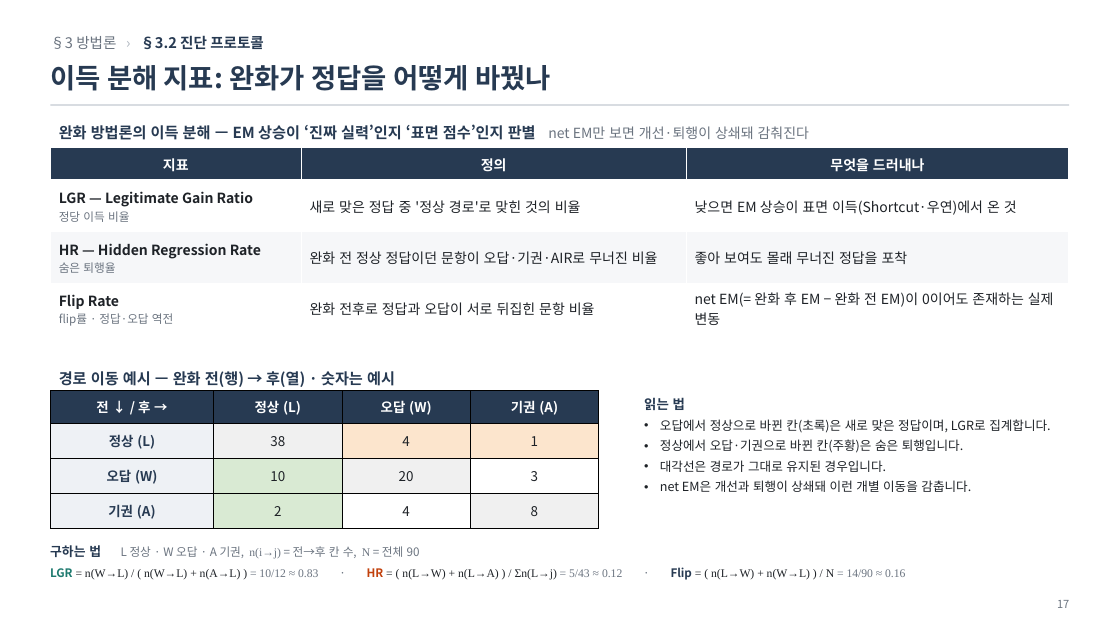
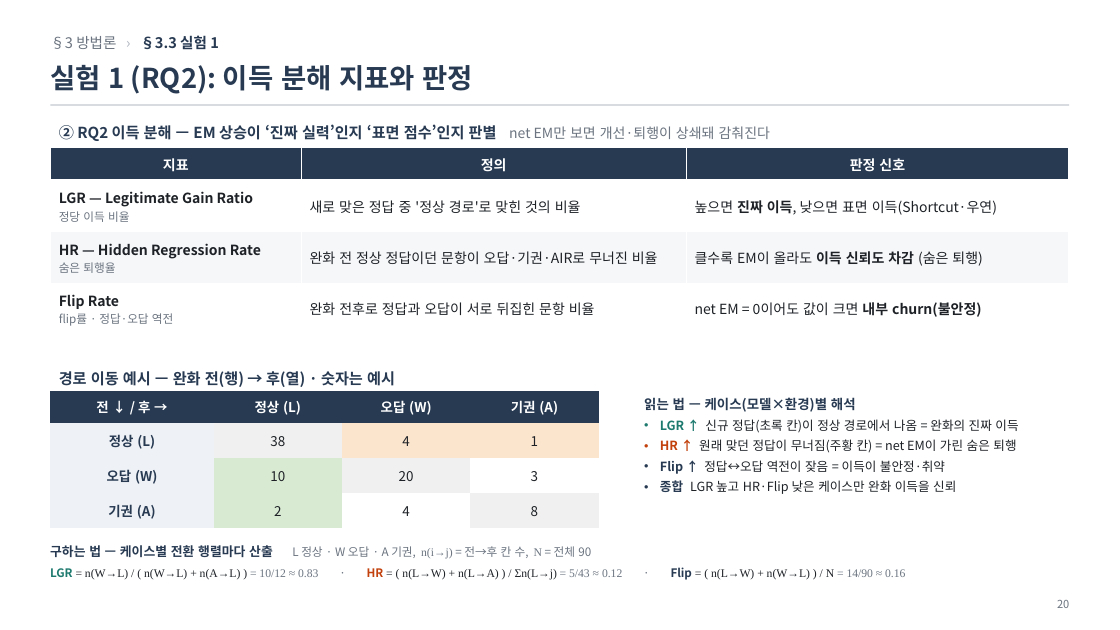
Before and after one commit to jin-ryu/thinkconflict, a slide deck: slide 20 of docs/ThinkConflict_연구보고.pptx (slide 17 before the commit). Drawn at 1120x630 pixels with LibreOffice and Linux fonts; fonts in the diff are those of the drawing. Boxes give left, top, right and bottom in pixels: in the first picture for what was removed or moved away, otherwise in the second. Text is boxed around its words. In the diff, an @@ line names an element or a change of style, - is before the commit and + after.

```diff
--- a/docs/ThinkConflict_연구보고.pptx
+++ b/docs/ThinkConflict_연구보고.pptx
@@ text at (50,35,219,49): text changed @@
-§3 방법론 › §3.2 진단 프로토콜
+§3 방법론 › §3.3 실험 1
@@ text at (50,65,472,94): text changed @@
-이득 분해 지표: 완화가 정답을 어떻게 바꿨나
+실험 1 (RQ2): 이득 분해 지표와 판정
@@ table at (50,148,1070,334) @@
-row 1, column 3: 무엇을 드러내나
+row 1, column 3: 판정 신호
-row 2, column 3: 낮으면 EM 상승이 표면 이득(Shortcut·우연)에서 온 것
+row 2, column 3: 높으면 진짜 이득, 낮으면 표면 이득(Shortcut·우연)
-row 3, column 3: 좋아 보여도 몰래 무너진 정답을 포착
+row 3, column 3: 클수록 EM이 올라도 이득 신뢰도 차감 (숨은 퇴행)
-row 4, column 3: net EM(= 완화 후 EM − 완화 전 EM)이 0이어도 존재하는 실제 변동
+row 4, column 3: net EM = 0이어도 값이 크면 내부 churn(불안정)
@@ text at (59,124,771,141): text changed @@
-완화 방법론의 이득 분해 — EM 상승이 ‘진짜 실력’인지 ‘표면 점수’인지 판별 net EM만 보면 개선·퇴행이 상쇄돼 감춰진다
+② RQ2 이득 분해 — EM 상승이 ‘진짜 실력’인지 ‘표면 점수’인지 판별 net EM만 보면 개선·퇴행이 상쇄돼 감춰진다
@@ table at (50,391,599,528) @@
@@ borders changed @@
@@ text at (644,395,1018,494): text changed @@
-읽는 법
-• 오답에서 정상으로 바뀐 칸(초록)은 새로 맞은 정답이며, LGR로 집계합니다.
-• 정상에서 오답·기권으로 바뀐 칸(주황)은 숨은 퇴행입니다.
-• 대각선은 경로가 그대로 유지된 경우입니다.
-• net EM은 개선과 퇴행이 상쇄돼 이런 개별 이동을 감춥니다.
+읽는 법 — 케이스(모델×환경)별 해석
+• LGR ↑ 신규 정답(초록 칸)이 정상 경로에서 나옴 = 완화의 진짜 이득
+• HR ↑ 원래 맞던 정답이 무너짐(주황 칸) = net EM이 가린 숨은 퇴행
+• Flip ↑ 정답↔오답 역전이 잦음 = 이득이 불안정·취약
+• 종합 LGR 높고 HR·Flip 낮은 케이스만 완화 이득을 신뢰
@@ text at (50,545,591,559): text changed @@
-구하는 법 L 정상 · W 오답 · A 기권, n(i→j) = 전→후 칸 수, N = 전체 90
+구하는 법 — 케이스별 전환 행렬마다 산출 L 정상 · W 오답 · A 기권, n(i→j) = 전→후 칸 수, N = 전체 90
@@ page number at (1057,600,1069,608): text changed @@
-17
+20
```
Also in this commit, not shown: 17 other slides changed, 2 slides removed, 3 other files.
